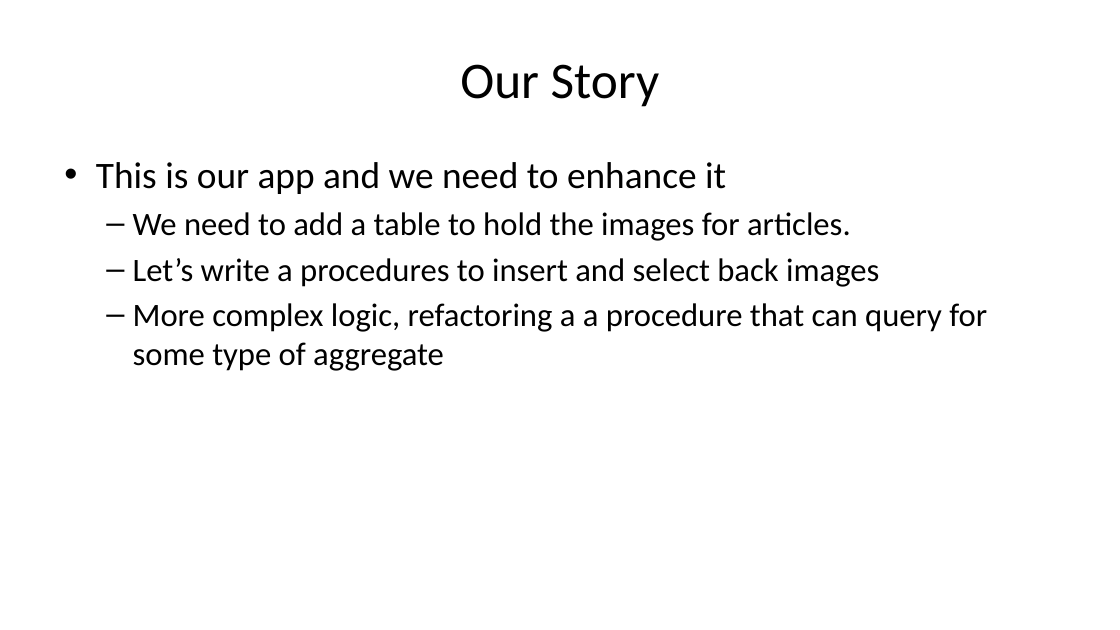
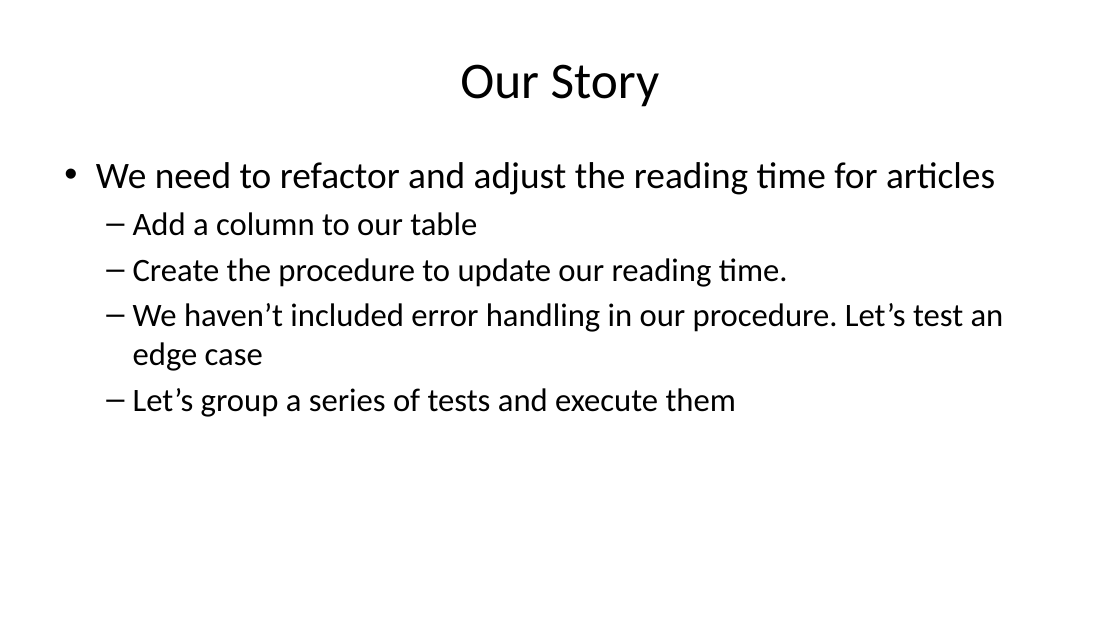
Before and after one commit to way0utwest/TestingTSQL, a slide deck: slide 27 of DB-Delivery-Get-Testing-TSQL.pptx (slide 22 before the commit). Drawn at 1120x630 pixels with LibreOffice and Linux fonts; fonts in the diff are those of the drawing. Boxes give left, top, right and bottom in pixels: in the first picture for what was removed or moved away, otherwise in the second. Text is boxed around its words. In the diff, an @@ line names an element or a change of style, - is before the commit and + after.

Commit message:
Updated Deck
Moved demos around (SQL Cop to beginning), changed story for demos

```diff
--- a/DB-Delivery-Get-Testing-TSQL.pptx
+++ b/DB-Delivery-Get-Testing-TSQL.pptx
@@ text at (96, 162, 1004, 417): text changed @@
-• This is our app and we need to enhance it
-  – We need to add a table to hold the images for articles.
-  – Let’s write a procedures to insert and select back images
-  – More complex logic, refactoring a a procedure that can query for some type of aggregate
+• We need to refactor and adjust the reading time for articles
+  – Add a column to our table
+  – Create the procedure to update our reading time.
+  – We haven’t included error handling in our procedure. Let’s test an edge case
+  – Let’s group a series of tests and execute them
```
Also in this commit, not shown: 9 other slides changed, 6 slides added, 6 slides removed.
